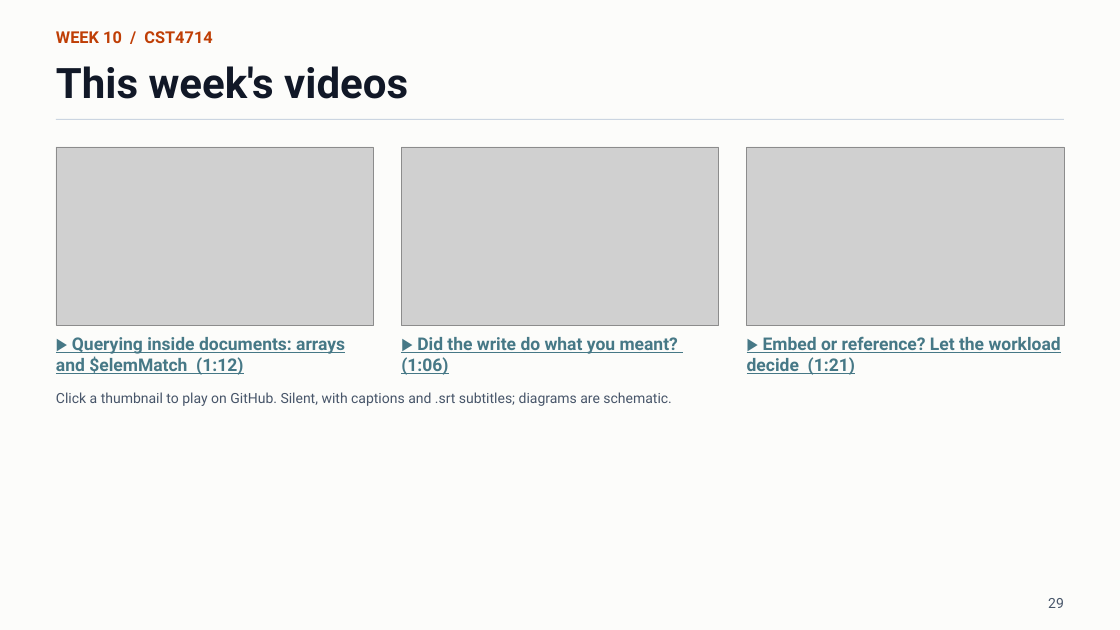
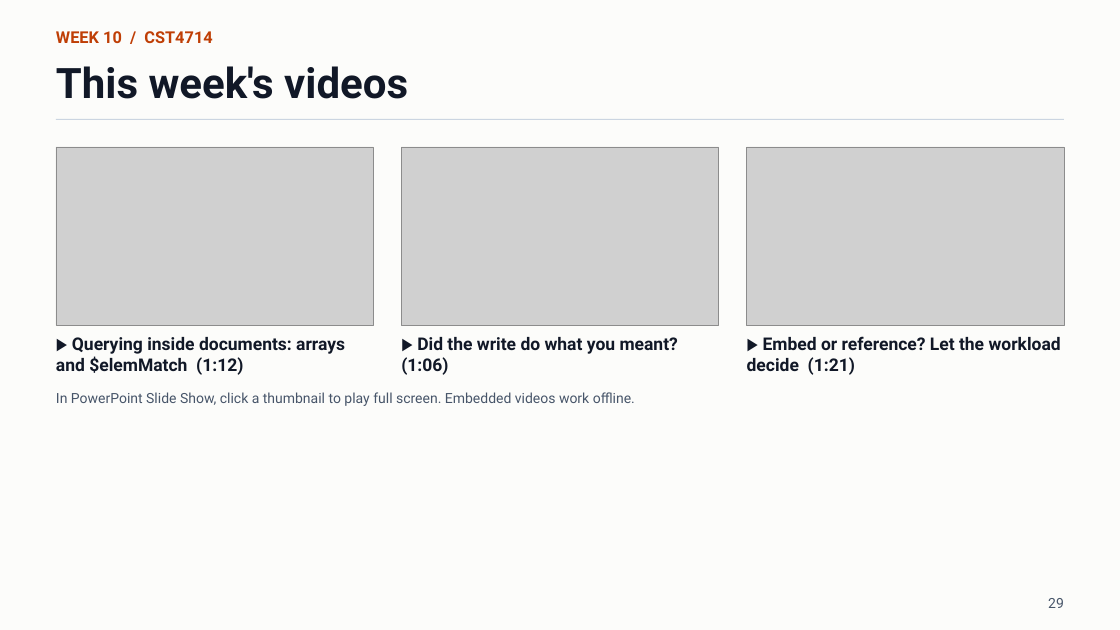
Before and after one commit to lolusername/CST4714_DB_admin, a slide deck: slide 29 of week_10/week_10_mql_document_modeling.pptx. Drawn at 1120x630 pixels with LibreOffice and Linux fonts; fonts in the diff are those of the drawing; grey boxes stand for pictures. Boxes give left, top, right and bottom in pixels: in the first picture for what was removed or moved away, otherwise in the second. Text is boxed around its words. In the diff, an @@ line names an element or a change of style, - is before the commit and + after.

Commit message:
Prepare Week 10 with spoken scripts, static diagrams, and embedded videos

```diff
--- a/week_10/week_10_mql_document_modeling.pptx
+++ b/week_10/week_10_mql_document_modeling.pptx
@@ text colour #467886 to #111827, underline off in 3 elements at (56,337,345,375), (401,337,678,375), (747,336,1061,375) @@
@@ text at (56,392,635,406): text changed @@
-Click a thumbnail to play on GitHub. Silent, with captions and .srt subtitles; diagrams are schematic.
+In PowerPoint Slide Show, click a thumbnail to play full screen. Embedded videos work offline.
```
Also in this commit, not shown: 4 other slides changed, 3 slides added, 9 other files.
